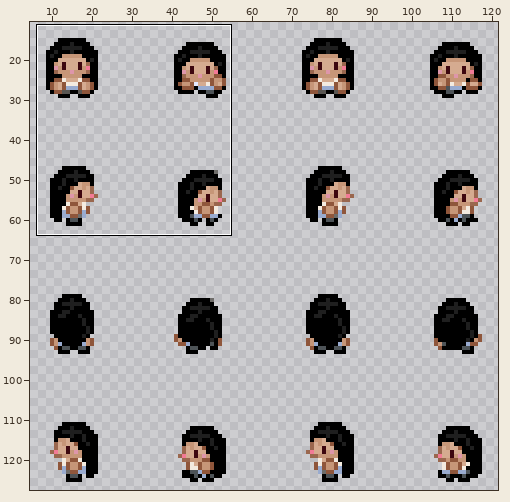
A sprite sheet gets an edit: images/characters/9.png. Above: a wide view before the commit, with the close-up outlined.
Close-up. First the earlier version:
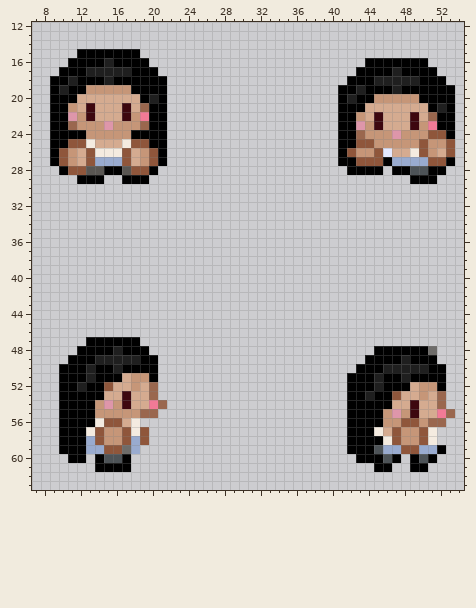
The file is 128x128 pixels. Pixels under 10% opacity are left out. Colours within 5 levels of each other are drawn and written as one. Shown: x 7..54, y 12..63. The wide view leaves out empty margins. The commit also changed other parts of the picture, which this record leaves out.
The same view after the edit:
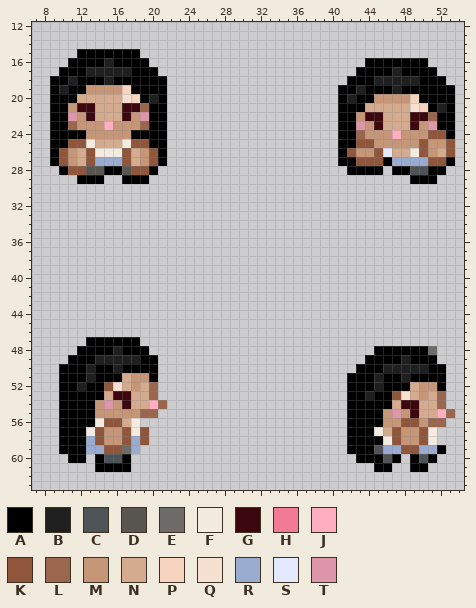
Palette (. is transparent): A #000000  B #1f1f1f  C #4d5357  D #595652  E #6e6c69  F #f4ebe0  G #3d070f  H #f27a96  J #ffadc0  K #8f563b  L #9a674e  M #c69678  N #d5ab90  P #f6d4bf  Q #f6e0d2  R #99abcf  S #e5e9ff  T #de96aa
Change:
Colour G replaces colour N in row 21 at x 12 and 18; in row 22 at x 44 and 50; in row 53 at x 16; in row 54 at x 48.
Colour J replaces colour H in row 54 at x 20; in row 55 at x 52.
Colour J replaces colour T in row 23 at x 15; in row 24 at x 47.
Colour P replaces colour M in row 19 at x 17; in row 20 at x 49.
Colour P replaces colour N in row 20 at x 18; in row 21 at x 50.
Colour Q replaces colour N in row 20 at x 17; in row 21 at x 49; in row 52 at x 16; in row 53 at x 48.
Colour T replaces colour H in row 22 at x 19; in row 23 at x 51.
Pixel boxes of the changes (left, top, right, bottom) in both close-ups:
changed: (77, 85, 149, 130)
changed: (365, 94, 437, 139)
changed: (113, 382, 158, 409)
changed: (401, 391, 410, 409)
changed: (437, 409, 446, 418)
